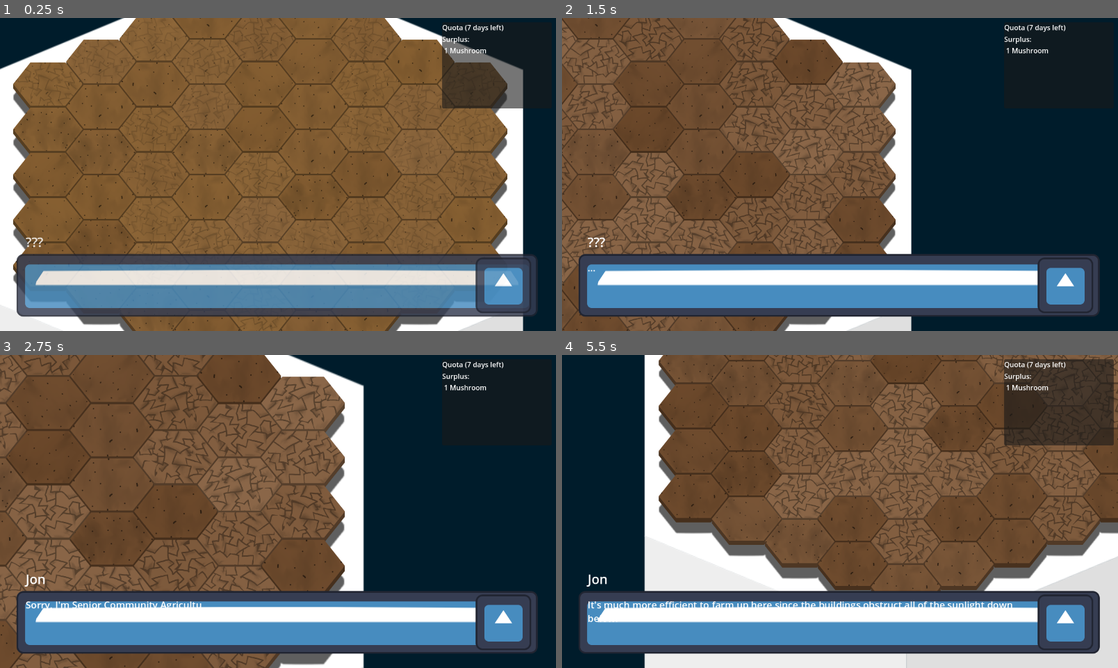
Above: before the commit, frames 1-4 (two rows, left to right).
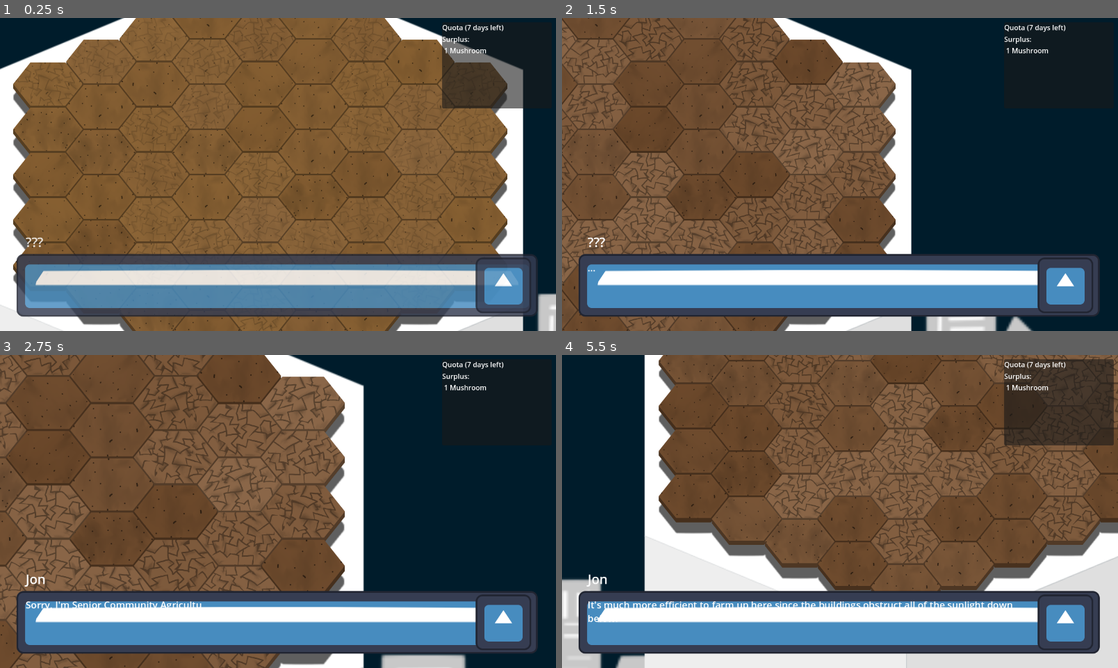
Above: after the commit, the same moments.

Repository: CiaranWoodward/LD54
Game: Godot game, scene res://Level.tscn
The game is run twice, just before and just after one commit, with the same random seed, the same clock (stepped at 60 frames per second) and the same inputs. The engine's default icon, where the game draws it, is replaced by a stand-in: a white triangle on a blue panel in a dark square.
Inputs (mouse positions are in pixels of both pictures, inside the frame that each line leads up to):
- Up to frame 1 (0.25 s): no input
- Up to frame 2 (1.5 s): move the mouse to (962, 158) at 0.52 s; hold Right (ui_right) 0.53-1.25 s; click (962, 158) at 0.6 s; drag from (728, 190) to (812, 237) at 1.27 s
- Up to frame 3 (2.75 s): tap Enter at 2 s; move the mouse to (333, 442) at 2.02 s; hold Right (ui_right) from 2.03 s (still down); hold Mouse wheel up (zoom_out) from 2.03 s (still down)
- Up to frame 4 (5.5 s): release Right (ui_right) at 2.75 s; release Mouse wheel up (zoom_out) at 2.75 s; drag from (812, 574) to (673, 464) at 2.77 s; tap Space at 3.5 s; move the mouse to (1006, 558) at 3.52 s; hold Left (ui_left) 3.53-4.25 s; hold Mouse wheel down (zoom_in) 3.53-4.25 s; drag from (673, 464) to (756, 433) at 4.27 s; tap Enter at 5 s; move the mouse to (867, 511) at 5.02 s; hold Down (ui_down) from 5.03 s (still down); click (867, 511) at 5.1 s

The runs differ from the first frame. In frame 1, 0.4% of the frame differs, in the area x 96-100%, y 88-100%; in frame 2, 0.7%; in frame 3, 0.7%; in frame 4, 1.4%, in the area x 0-15%, y 71-100%.

Commit message:
added buildings to daycycle anim

Diff:
--- a/Level.tscn
+++ b/Level.tscn
@@ -1,10 +1,12 @@
-[gd_scene load_steps=25 format=3 uid="uid://b6y8ec8tar23r"]
+[gd_scene load_steps=27 format=3 uid="uid://b6y8ec8tar23r"]
 
 [ext_resource type="Script" path="res://GardenTiles.gd" id="1_5n8ii"]
 [ext_resource type="Texture2D" uid="uid://bn7nems70jqgr" path="res://icon.svg" id="1_k5ldj"]
 [ext_resource type="Script" path="res://Level.gd" id="1_k876p"]
 [ext_resource type="Script" path="res://PlayerCam.gd" id="2_hoiau"]
+[ext_resource type="Texture2D" uid="uid://cqbfbxp57e0n1" path="res://Graphics/Background/Buildings0000.png" id="2_hutii"]
 [ext_resource type="Texture2D" uid="uid://cav6eqaldotxf" path="res://Graphics/Background/LeftPillar0000.png" id="3_47has"]
+[ext_resource type="Texture2D" uid="uid://caji54tu2rk60" path="res://Graphics/Background/Lights0000.png" id="3_agx13"]
 [ext_resource type="Texture2D" uid="uid://c7bxvv2nnio4s" path="res://Graphics/Background/RightPillar0000.png" id="4_bn3l5"]
 [ext_resource type="PackedScene" uid="uid://0aejnixhhw7h" path="res://UI/HUD.tscn" id="4_mp570"]
 [ext_resource type="PackedScene" uid="uid://bljefgflbomjq" path="res://UI/Conversations/Dialogue.tscn" id="6_5r73e"]
@@ -22,7 +24,7 @@
 
 [sub_resource type="Curve2D" id="Curve2D_y42ux"]
 _data = {
-"points": PackedVector2Array(0, 0, 0, 0, -509, 1136, 0, 0, 0, 0, -414, 598, 0, 0, 0, 0, -257, 123, 0, 0, 0, 0, 0, -253, 0, 0, 0, 0, 281, -534, 0, 0, 0, 0, 870, -710, 0, 0, 0, 0, 1432, -733, 0, 0, 0, 0, 2041, -638, 0, 0, 0, 0, 2512, -296, 0, 0, 0, 0, 2787, 42, 0, 0, 0, 0, 2935, 461, 0, 0, 0, 0, 3011, 1117)
+"points": PackedVector2Array(0, 0, 0, 0, -606, 1755, 0, 0, 0, 0, -487, 746, 0, 0, 0, 0, -339, 161, 0, 0, 0, 0, 0, -253, 0, 0, 0, 0, 281, -534, 0, 0, 0, 0, 870, -710, 0, 0, 0, 0, 1432, -733, 0, 0, 0, 0, 2041, -638, 0, 0, 0, 0, 2512, -296, 0, 0, 0, 0, 2876, 266, 0, 0, 0, 0, 3024, 794, 0, 0, 0, 0, 3133, 1812)
 }
 point_count = 12
 
@@ -155,6 +157,30 @@
 "update": 0,
 "values": [Color(0, 0, 0, 0), Color(0, 0, 0, 0.627451), Color(0, 0, 0, 0.627451), Color(0, 0, 0, 0)]
 }
+tracks/5/type = "value"
+tracks/5/imported = false
+tracks/5/enabled = true
+tracks/5/path = NodePath("Sky/Buildings:modulate")
+tracks/5/interp = 1
+tracks/5/loop_wrap = true
+tracks/5/keys = {
+"times": PackedFloat32Array(0, 0.2, 0.8, 1),
+"transitions": PackedFloat32Array(1, 1, 1, 1),
+"update": 0,
+"values": [Color(0.294118, 0.294118, 0.294118, 1), Color(0.717647, 0.717647, 0.717647, 1), Color(0.717647, 0.717647, 0.717647, 1), Color(0.294118, 0.294118, 0.294118, 1)]
+}
+tracks/6/type = "value"
+tracks/6/imported = false
+tracks/6/enabled = true
+tracks/6/path = NodePath("Sky/Lights:modulate")
+tracks/6/interp = 1
+tracks/6/loop_wrap = true
+tracks/6/keys = {
+"times": PackedFloat32Array(0, 0.2, 0.8, 1),
+"transitions": PackedFloat32Array(1, 1, 1, 1),
+"update": 0,
+"values": [Color(0.94902, 0.745098, 0, 1), Color(0.298039, 0.227451, 0, 1), Color(0.298039, 0.227451, 0, 1), Color(0.94902, 0.745098, 0, 1)]
+}
 
 [sub_resource type="Animation" id="Animation_oeqfv"]
 length = 0.001
@@ -218,6 +244,30 @@
 "update": 0,
 "values": [Color(0, 0, 0, 0.627451)]
 }
+tracks/5/type = "value"
+tracks/5/imported = false
+tracks/5/enabled = true
+tracks/5/path = NodePath("Sky/Buildings:modulate")
+tracks/5/interp = 1
+tracks/5/loop_wrap = true
+tracks/5/keys = {
+"times": PackedFloat32Array(0),
+"transitions": PackedFloat32Array(1),
+"update": 0,
+"values": [Color(1, 1, 1, 1)]
+}
+tracks/6/type = "value"
+tracks/6/imported = false
+tracks/6/enabled = true
+tracks/6/path = NodePath("Sky/Lights:modulate")
+tracks/6/interp = 1
+tracks/6/loop_wrap = true
+tracks/6/keys = {
+"times": PackedFloat32Array(0),
+"transitions": PackedFloat32Array(1),
+"update": 0,
+"values": [Color(1, 1, 1, 1)]
+}
 
 [sub_resource type="AnimationLibrary" id="AnimationLibrary_ibd4w"]
 _data = {
@@ -231,15 +281,73 @@
 [node name="Sky" type="TextureRect" parent="."]
 self_modulate = Color(0, 0.109804, 0.168627, 1)
 custom_minimum_size = Vector2(4000, 3000)
-anchors_preset = 5
+anchors_preset = 8
 anchor_left = 0.5
+anchor_top = 0.5
 anchor_right = 0.5
+anchor_bottom = 0.5
 offset_left = -3000.0
-offset_top = -1325.0
+offset_top = -1500.0
 offset_right = 3000.0
-offset_bottom = 1675.0
+offset_bottom = 1500.0
 grow_horizontal = 2
+grow_vertical = 2
+size_flags_vertical = 4
 texture = SubResource("GradientTexture1D_1aqi2")
+
+[node name="Buildings" type="Node2D" parent="Sky"]
+
+[node name="BackLeft" type="Sprite2D" parent="Sky/Buildings"]
+self_modulate = Color(0.784314, 0.784314, 0.784314, 1)
+z_index = 1
+position = Vector2(1277, 2080)
+scale = Vector2(5, 5)
+texture = ExtResource("2_hutii")
+
+[node name="BackRight" type="Sprite2D" parent="Sky/Buildings"]
+self_modulate = Color(0.784314, 0.784314, 0.784314, 1)
+z_index = 1
+position = Vector2(4579, 2080)
+scale = Vector2(5, 5)
+texture = ExtResource("2_hutii")
+
+[node name="FrontLeft" type="Sprite2D" parent="Sky/Buildings"]
+z_index = 5
+position = Vector2(1802, 2422)
+scale = Vector2(-5, 5)
+texture = ExtResource("2_hutii")
+
+[node name="FrontRight" type="Sprite2D" parent="Sky/Buildings"]
+z_index = 5
+position = Vector2(4420, 2422)
+scale = Vector2(-5, 5)
+texture = ExtResource("2_hutii")
+
+[node name="Lights" type="Node2D" parent="Sky"]
+
+[node name="BackLeft" type="Sprite2D" parent="Sky/Lights"]
+z_index = 1
+position = Vector2(1277, 2080)
+scale = Vector2(5, 5)
+texture = ExtResource("3_agx13")
+
+[node name="BackRight" type="Sprite2D" parent="Sky/Lights"]
+z_index = 1
+position = Vector2(4579, 2080)
+scale = Vector2(5, 5)
+texture = ExtResource("3_agx13")
+
+[node name="FrontLeft" type="Sprite2D" parent="Sky/Lights"]
+z_index = 6
+position = Vector2(1802, 2422)
+scale = Vector2(-5, 5)
+texture = ExtResource("3_agx13")
+
+[node name="FrontRight" type="Sprite2D" parent="Sky/Lights"]
+z_index = 6
+position = Vector2(4420, 2422)
+scale = Vector2(-5, 5)
+texture = ExtResource("3_agx13")
 
 [node name="Clouds" type="CPUParticles2D" parent="Sky"]
 position = Vector2(0, 949)
@@ -259,7 +367,7 @@
 curve = SubResource("Curve2D_y42ux")
 
 [node name="PathFollow2D" type="PathFollow2D" parent="Sky/SunPath"]
-position = Vector2(-509, 1136)
+position = Vector2(-606, 1755)
 rotation = -1.1552
 rotates = false
 
@@ -280,12 +388,14 @@
 [node name="Left" type="Sprite2D" parent="Pillar/Surface"]
 self_modulate = Color(0.933333, 0.933333, 0.933333, 1)
 show_behind_parent = true
+z_index = 10
 position = Vector2(0, 384.135)
 texture = ExtResource("3_47has")
 
 [node name="Right" type="Sprite2D" parent="Pillar/Surface"]
 self_modulate = Color(0.87451, 0.87451, 0.87451, 1)
 show_behind_parent = true
+z_index = 10
 position = Vector2(0, 384.135)
 texture = ExtResource("4_bn3l5")
 
Binary file changed: Graphics/Background/Lights0000.png
Not shown, added: Graphics/Background/.Buildings.kra-autosave.kra
